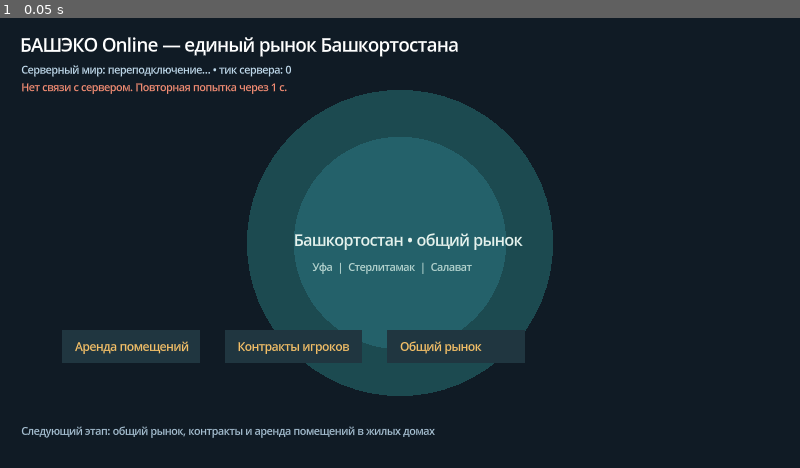
Above: before the commit, frame 1.
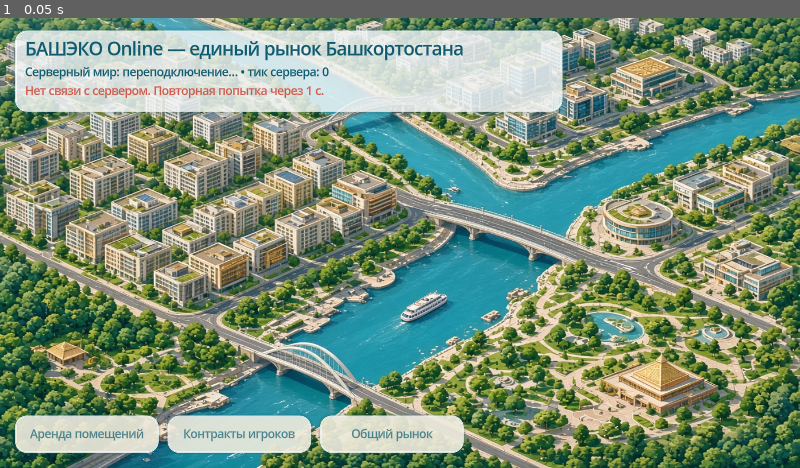
Above: after the commit, the same moment.

Repository: maillunex-lang/ufaeco
Game: Godot game, scene res://scenes/main.tscn
Two runs of this game, one before a commit and one after it. Both use one fixed random seed, a clock stepped at 60 frames per second and the inputs below.
Inputs:
- Up to frame 1 (0.05 s): no input

The runs differ from the first frame. In frame 1, 99% of the frame differs, in the area x 0-100%, y 0-100%.

Commit message:
Add art direction, palette, UI theme and restyled HUD
Reference concept art, ART_DIRECTION.md, BashPalette/BashTheme, glass-panel
HUD on the main scene, temporary app icon, roadmap section for art.

Co-Authored-By: Claude Sonnet 5.5 <noreply@anthropic.com>
Claude-Session: https://claude.ai/code/session_01Mco3UQUXAKKZfrNee9YLfB

Diff:
--- a/project.godot
+++ b/project.godot
@@ -6,6 +6,7 @@
 
 config/name="БАШЭКО Online: Республика бизнеса"
 run/main_scene="res://scenes/main.tscn"
+config/icon="res://assets/icons/app_icon.png"
 
 [display]
 
--- a/scenes/main.tscn
+++ b/scenes/main.tscn
@@ -10,35 +10,66 @@
 
 [node name="Hud" type="CanvasLayer" parent="."]
 
-[node name="Title" type="Label" parent="Hud"]
-offset_left = 32.0
-offset_top = 24.0
+[node name="UI" type="Control" parent="Hud"]
+layout_mode = 3
+anchors_preset = 15
+anchor_right = 1.0
+anchor_bottom = 1.0
+grow_horizontal = 2
+grow_vertical = 2
+mouse_filter = 2
+
+[node name="TopPanel" type="PanelContainer" parent="Hud/UI"]
+layout_mode = 0
+offset_left = 24.0
+offset_top = 20.0
 offset_right = 900.0
-offset_bottom = 64.0
+offset_bottom = 150.0
+
+[node name="Box" type="VBoxContainer" parent="Hud/UI/TopPanel"]
+layout_mode = 2
+
+[node name="Title" type="Label" parent="Hud/UI/TopPanel/Box"]
+unique_name_in_owner = true
+layout_mode = 2
 theme_override_font_sizes/font_size = 28
 text = "БАШЭКО Online — единый рынок Башкортостана"
 
-[node name="Status" type="Label" parent="Hud"]
-offset_left = 34.0
-offset_top = 72.0
-offset_right = 900.0
-offset_bottom = 120.0
-theme_override_colors/font_color = Color(0.75, 0.85, 0.92, 1)
-theme_override_font_sizes/font_size = 16
-text = "Подключение к серверному миру: прототип"
+[node name="Status" type="Label" parent="Hud/UI/TopPanel/Box"]
+unique_name_in_owner = true
+layout_mode = 2
+text = "Подключение к серверному миру…"
 
-[node name="NetError" type="Label" parent="Hud"]
-offset_left = 34.0
-offset_top = 100.0
-offset_right = 1150.0
-offset_bottom = 130.0
-theme_override_colors/font_color = Color(0.95, 0.55, 0.45, 1)
-theme_override_font_sizes/font_size = 16
+[node name="NetError" type="Label" parent="Hud/UI/TopPanel/Box"]
+unique_name_in_owner = true
+layout_mode = 2
+theme_override_colors/font_color = Color(0.816, 0.345, 0.29, 1)
 
-[node name="Hint" type="Label" parent="Hud"]
-offset_left = 34.0
-offset_top = 650.0
-offset_right = 1150.0
-offset_bottom = 690.0
-theme_override_colors/font_color = Color(0.65, 0.75, 0.82, 1)
-text = "Следующий этап: общий рынок, контракты и аренда помещений в жилых домах"
+[node name="Actions" type="HBoxContainer" parent="Hud/UI"]
+layout_mode = 0
+offset_left = 24.0
+offset_top = 636.0
+offset_right = 760.0
+offset_bottom = 696.0
+theme_override_constants/separation = 14
+
+[node name="RentButton" type="Button" parent="Hud/UI/Actions"]
+custom_minimum_size = Vector2(230, 56)
+layout_mode = 2
+disabled = true
+tooltip_text = "Появится на следующих этапах"
+text = "Аренда помещений"
+
+[node name="ContractsButton" type="Button" parent="Hud/UI/Actions"]
+custom_minimum_size = Vector2(230, 56)
+layout_mode = 2
+disabled = true
+tooltip_text = "Появится на следующих этапах"
+text = "Контракты игроков"
+
+[node name="MarketButton" type="Button" parent="Hud/UI/Actions"]
+custom_minimum_size = Vector2(230, 56)
+layout_mode = 2
+disabled = true
+tooltip_text = "Появится на следующих этапах"
+text = "Общий рынок"
--- a/scripts/main.gd
+++ b/scripts/main.gd
@@ -7,6 +7,9 @@
 var network: OnlineWorldClient
 
 func _ready() -> void:
+    var ui := get_node_or_null("Hud/UI") as Control
+    if ui:
+        ui.theme = BashTheme.build()
     world = EconomicWorld.new()
     world.register_company("demo-farmer", "Демо-Агро", 1500000)
     world.register_company("demo-retail", "Демо-Маркет", 900000)
@@ -19,18 +22,11 @@
     network.connect_to_world()
     queue_redraw()
 
+const MAP_PLACEHOLDER := preload("res://assets/art/reference/city_overview.jpg")
+
 func _draw() -> void:
-    draw_rect(Rect2(0, 0, 1280, 720), Color("#101b25"))
-    draw_circle(Vector2(640, 360), 245.0, Color("#1c4a50"))
-    draw_circle(Vector2(640, 360), 170.0, Color("#24616a"))
-    draw_string(ThemeDB.fallback_font, Vector2(470, 365), "Башкортостан • общий рынок", HORIZONTAL_ALIGNMENT_LEFT, -1, 24, Color("#e5f2ed"))
-    draw_string(ThemeDB.fallback_font, Vector2(500, 405), "Уфа  |  Стерлитамак  |  Салават", HORIZONTAL_ALIGNMENT_LEFT, -1, 16, Color("#b6d5d0"))
-    draw_rect(Rect2(100, 500, 220, 52), Color("#203640"))
-    draw_string(ThemeDB.fallback_font, Vector2(120, 533), "Аренда помещений", HORIZONTAL_ALIGNMENT_LEFT, -1, 18, Color("#f3bf67"))
-    draw_rect(Rect2(360, 500, 220, 52), Color("#203640"))
-    draw_string(ThemeDB.fallback_font, Vector2(380, 533), "Контракты игроков", HORIZONTAL_ALIGNMENT_LEFT, -1, 18, Color("#f3bf67"))
-    draw_rect(Rect2(620, 500, 220, 52), Color("#203640"))
-    draw_string(ThemeDB.fallback_font, Vector2(640, 533), "Общий рынок", HORIZONTAL_ALIGNMENT_LEFT, -1, 18, Color("#f3bf67"))
+    # Временный фон: референс арт-направления (assets/art/reference). Будет заменён игровой картой.
+    draw_texture_rect(MAP_PLACEHOLDER, Rect2(0, 0, 1280, 720), false)
 
 func _on_connection_state_changed(_state: String) -> void:
     _refresh_status()
@@ -39,11 +35,11 @@
     _refresh_status()
 
 func _on_network_error(message_ru: String) -> void:
-    var label := get_node_or_null("Hud/NetError")
+    var label := get_node_or_null("Hud/UI/TopPanel/Box/NetError")
     if label:
         label.text = message_ru
 
 func _refresh_status() -> void:
-    var status := get_node_or_null("Hud/Status")
+    var status := get_node_or_null("Hud/UI/TopPanel/Box/Status")
     if status:
         status.text = "Серверный мир: %s • тик сервера: %d" % [network.status_text_ru(), network.last_server_tick]
--- /dev/null
+++ b/scripts/ui/basheco_theme.gd
@@ -0,0 +1,41 @@
+class_name BashTheme
+extends RefCounted
+## Тема интерфейса: светлые стеклянные панели, золотые акценты, крупные цели для пальцев.
+
+const MIN_TOUCH := 48 # px, минимум для интерактивных элементов на Android
+
+static func panel_style(fill: Color = BashPalette.GLASS, border: Color = Color(1, 1, 1, 0.8)) -> StyleBoxFlat:
+	var s := StyleBoxFlat.new()
+	s.bg_color = fill
+	s.set_corner_radius_all(18)
+	s.set_border_width_all(2)
+	s.border_color = border
+	s.shadow_color = Color(0.05, 0.35, 0.42, 0.25)
+	s.shadow_size = 8
+	s.content_margin_left = 16
+	s.content_margin_right = 16
+	s.content_margin_top = 10
+	s.content_margin_bottom = 10
+	return s
+
+static func button_style(fill: Color, border: Color) -> StyleBoxFlat:
+	var s := panel_style(fill, border)
+	s.shadow_size = 4
+	return s
+
+static func build() -> Theme:
+	var t := Theme.new()
+	t.set_default_font_size(18)
+	t.set_stylebox("panel", "PanelContainer", panel_style())
+	t.set_stylebox("panel", "Panel", panel_style())
+	t.set_color("font_color", "Label", BashPalette.TEAL_DEEP)
+	t.set_color("font_color", "Button", BashPalette.TEAL_DEEP)
+	t.set_color("font_hover_color", "Button", BashPalette.TEAL_DEEP)
+	t.set_color("font_pressed_color", "Button", BashPalette.TEAL_DEEP)
+	t.set_stylebox("normal", "Button", button_style(BashPalette.GOLD, BashPalette.GOLD_SOFT))
+	t.set_stylebox("hover", "Button", button_style(BashPalette.GOLD_SOFT, BashPalette.WHITE))
+	t.set_stylebox("pressed", "Button", button_style(Color("#c89a2a"), BashPalette.GOLD_SOFT))
+	t.set_stylebox("disabled", "Button", button_style(Color(0.96, 0.94, 0.88, 0.88), Color(1, 1, 1, 0.8)))
+	t.set_color("font_disabled_color", "Button", Color(BashPalette.TEAL_DEEP, 0.7))
+	t.set_constant("h_separation", "Button", 10)
+	return t
--- /dev/null
+++ b/scripts/ui/palette.gd
@@ -0,0 +1,19 @@
+class_name BashPalette
+extends RefCounted
+## Палитра БАШЭКО Online (docs/ART_DIRECTION.md): бирюзово-синий, свежий зелёный, кремовый, мягкое золото.
+
+const TEAL := Color("#1f8fa8")        # река, акценты
+const TEAL_DEEP := Color("#0e5a6e")   # тентs, заголовки, текст на светлом
+const TEAL_LIGHT := Color("#5bcee3")  # небо, подсветка
+const MINT := Color("#88e0ad")        # мягкие зелёные фоны
+const GREEN := Color("#5fae4f")       # парки, «эко»
+const GREEN_DEEP := Color("#2f6b3a")  # леса
+const CREAM := Color("#f6f1e3")       # стены, фон панелей
+const WHITE := Color("#ffffff")
+const GOLD := Color("#e0b23a")        # кнопки, рамки
+const GOLD_SOFT := Color("#ffde7c")   # подсветка
+const ROAD := Color("#b8c2c4")
+const ERROR := Color("#d0584a")       # единственный «тревожный» цвет
+
+const GLASS := Color(1.0, 1.0, 1.0, 0.78)        # стеклянные панели поверх карты
+const GLASS_TEAL := Color(0.12, 0.56, 0.66, 0.72)
Binary file added: assets/art/reference/app_icon_concept.jpg
Not shown, added: assets/art/reference/app_icon_concept.jpg.import
Binary file added: assets/art/reference/building_mixed_use.jpg
Not shown, added: assets/art/reference/building_mixed_use.jpg.import
Binary file added: assets/art/reference/city_overview.jpg
Not shown, added: assets/art/reference/city_overview.jpg.import
Binary file added: assets/art/reference/production_complex.jpg
Not shown, added: assets/art/reference/production_complex.jpg.import
Binary file added: assets/art/reference/ui_mockup.jpg
Not shown, added: assets/art/reference/ui_mockup.jpg.import
Binary file added: assets/icons/app_icon.png
Not shown, added: assets/icons/app_icon.png.import
(and 2 more such lines)
